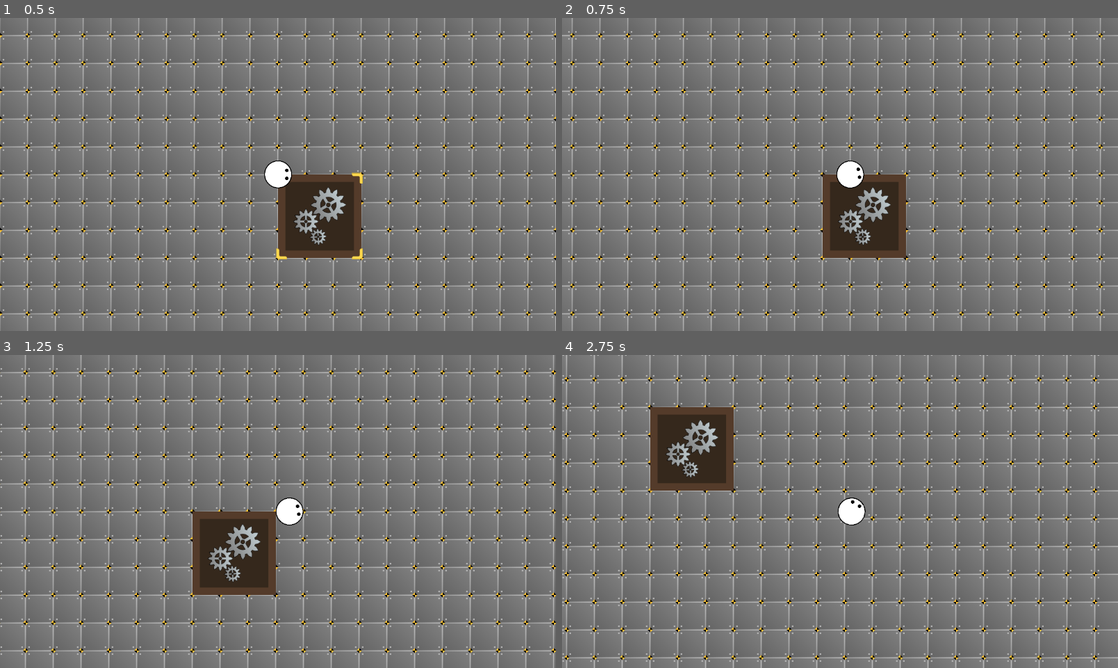
Above: before the commit, frames 1-4 (two rows, left to right).
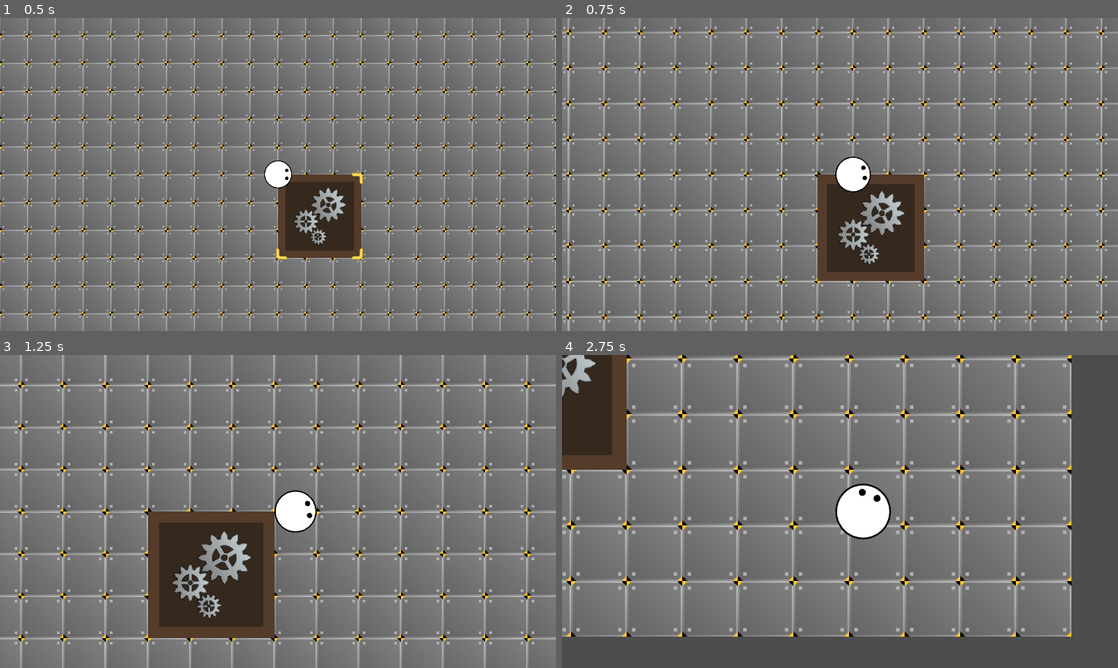
Above: after the commit, the same moments.

Repository: TrueSunGaming/industrial-revolution-proto-3
Game: Godot game, scene res://scenes/main/Main.tscn
Same seed, same stepped clock (60 frames per second), same inputs: the game is played once before the commit and once after it.
Inputs (mouse positions are in pixels of both pictures, inside the frame that each line leads up to):
- Up to frame 1 (0.5 s): no input
- Up to frame 2 (0.75 s): tap Enter at 0.5 s; move the mouse to (962, 158) at 0.52 s; hold D (move_right) from 0.53 s (still down); hold Mouse wheel up (zoom_in, bound only after the commit) from 0.53 s (still down)
- Up to frame 3 (1.25 s): keep holding D (move_right); keep holding Mouse wheel up (zoom_in, bound only after the commit); tap Mouse wheel down (zoom_out, bound only after the commit) at 0.8 s
- Up to frame 4 (2.75 s): move the mouse to (728, 527) at 1.27 s; release D (move_right) at 1.28 s; release Mouse wheel up (zoom_in, bound only after the commit) at 1.28 s; hold S (move_down) 1.28-2.03 s; tap Mouse wheel down (zoom_out, bound only after the commit) at 1.35, 2.3 s; tap Mouse wheel up (zoom_in, bound only after the commit) at 1.55 s; move the mouse to (895, 442) at 2.02 s; hold D (move_right) from 2.03 s (still down); hold Mouse wheel up (zoom_in, bound only after the commit) from 2.03 s (still down)

Frame 1 is identical in both runs. In frame 2, 21% of the frame differs, in the area x 0-100%, y 0-100%; in frame 3, 23%; in frame 4, 40%.

Commit message:
feat: implement camera zoom

Diff:
--- a/project.godot
+++ b/project.godot
@@ -48,6 +48,16 @@
 "events": [Object(InputEventKey,"resource_local_to_scene":false,"resource_name":"","device":-1,"window_id":0,"alt_press …(192 unchanged characters)…
 ]
 }
+zoom_in={
+"deadzone": 0.2,
+"events": [Object(InputEventMouseButton,"resource_local_to_scene":false,"resource_name":"","device":-1,"window_id":0,"alt_pressed":false,"shift_pressed":false,"ctrl_pressed":false,"meta_pressed":false,"button_mask":8,"position":Vector2(294, 22),"global_position":Vector2(303, 68),"factor":1.0,"button_index":4,"canceled":false,"pressed":true,"double_click":false,"script":null)
+]
+}
+zoom_out={
+"deadzone": 0.2,
+"events": [Object(InputEventMouseButton,"resource_local_to_scene":false,"resource_name":"","device":-1,"window_id":0,"alt_pressed":false,"shift_pressed":false,"ctrl_pressed":false,"meta_pressed":false,"button_mask":16,"position":Vector2(119, 17),"global_position":Vector2(128, 63),"factor":1.0,"button_index":5,"canceled":false,"pressed":true,"double_click":false,"script":null)
+]
+}
 
 [rendering]
 
--- a/scenes/main/Main.tscn
+++ b/scenes/main/Main.tscn
@@ -13,3 +13,7 @@
 
 [node name="Player" parent="." instance=ExtResource("2_4ohs7")]
 base_movement_speed = 320.0
+min_zoom = 0.5
+max_zoom = 2.0
+zoom_factor = 1.15
+zoom_time = 0.1
--- a/scenes/objects/player/Player.gd
+++ b/scenes/objects/player/Player.gd
@@ -1,6 +1,12 @@
 class_name Player extends CharacterBody2D
 
 @export var base_movement_speed: float
+@export var min_zoom: float
+@export var max_zoom: float
+@export var zoom_factor: float
+@export var zoom_time: float
+
+@onready var _goal_zoom: float = $Camera2D.zoom.x
 
 func _ready() -> void:
 	refs.player = self
@@ -12,3 +18,9 @@
 
 func _process(delta: float) -> void:
 	rotation = global_position.angle_to_point(get_global_mouse_position())
+
+	$Camera2D.zoom = $Camera2D.zoom.lerp(Vector2(_goal_zoom, _goal_zoom), delta / zoom_time)
+
+func _input(event: InputEvent) -> void:
+	_goal_zoom *= zoom_factor ** (int(Input.is_action_pressed("zoom_in")) - int(Input.is_action_pressed("zoom_out")))
+	_goal_zoom = clampf(_goal_zoom, min_zoom, max_zoom)
